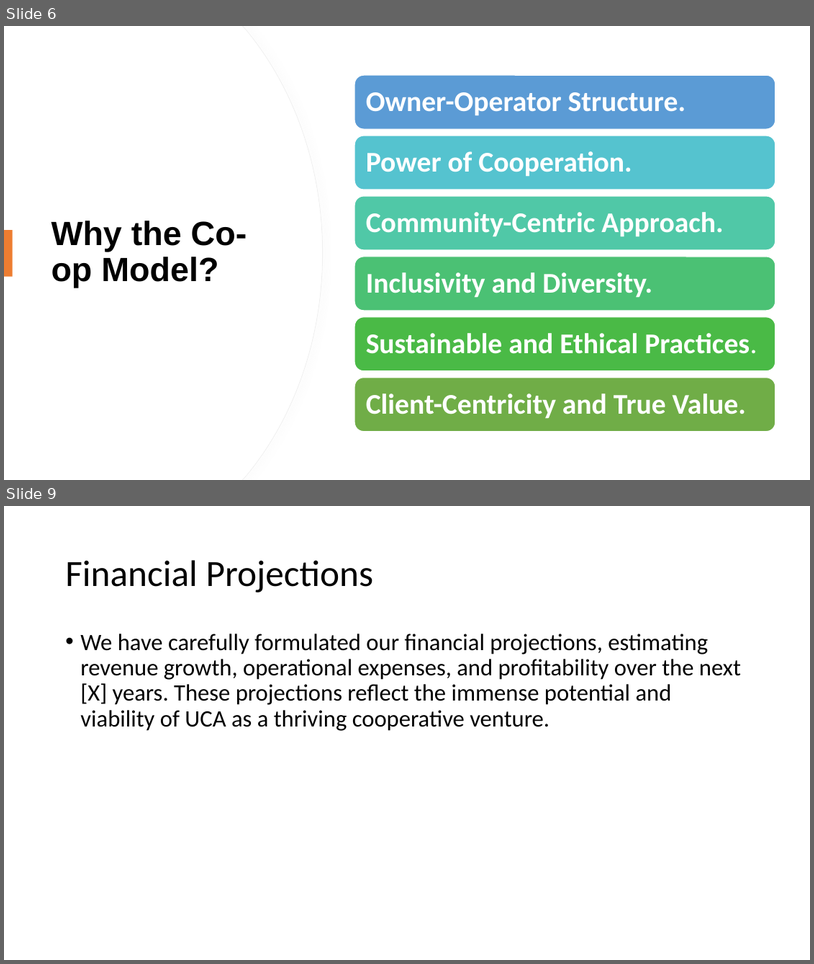
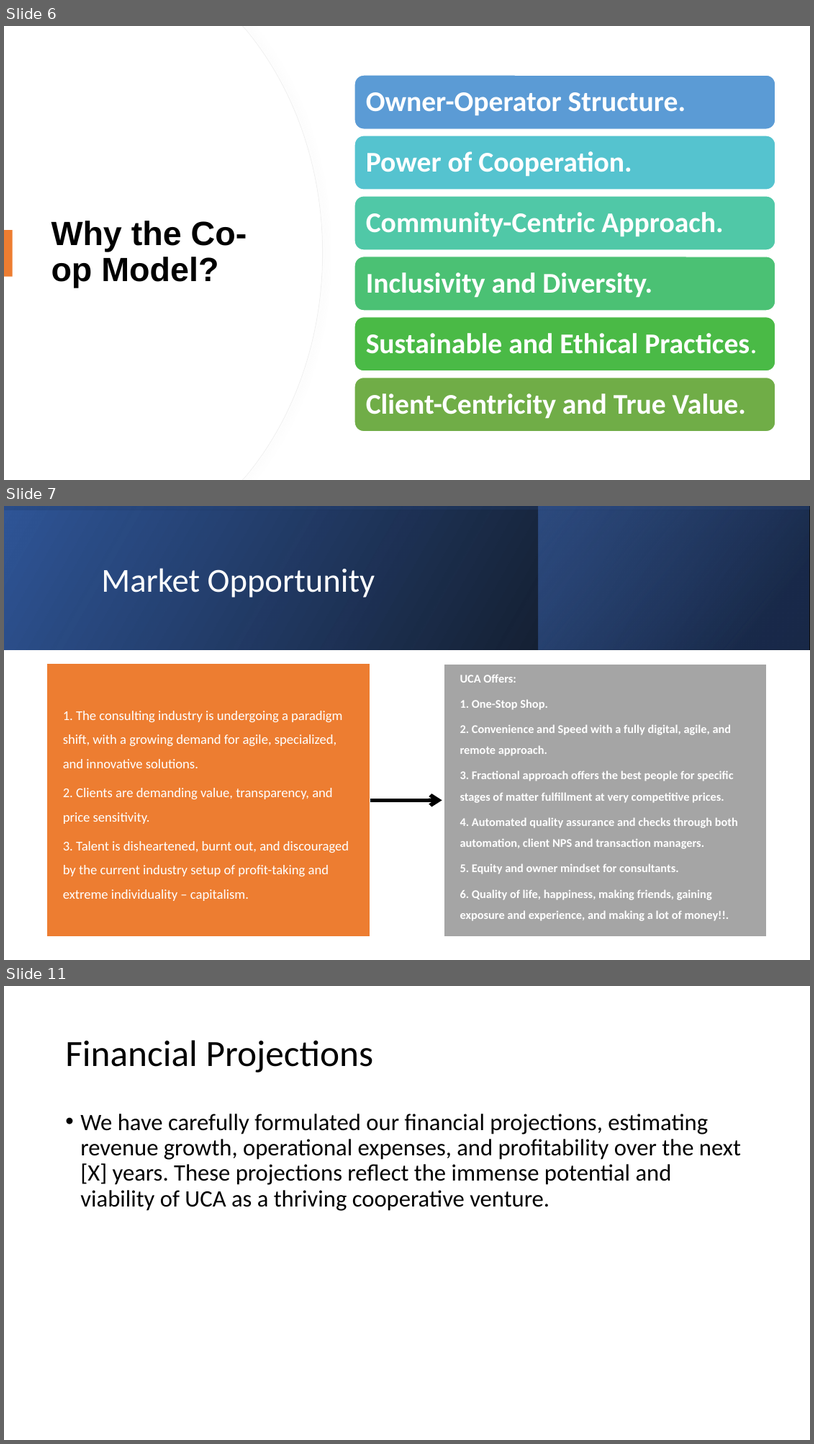
Before and after one commit to kipronorugut/UCA, a slide deck: Presentations/UCA-First-Draft.pptx. Shown one above the other, each under a label of ours: slides 6 and 9 before the commit, slides 6, 7 and 11 after it; the slides between them are not shown. The pictures are 814x964 and 814x1444 pixels, drawn with LibreOffice and Linux fonts; fonts in the diff are those of the drawing. Boxes give left, top, right and bottom in pixels: in the first picture for what was removed or moved away, otherwise in the second. Text is boxed around its words. In the diff, an @@ line names an element or a change of style, - is before the commit and + after.

```diff
--- a/Presentations/UCA-First-Draft.pptx
+++ b/Presentations/UCA-First-Draft.pptx
@@ slide 7 added at box(4, 506, 810, 960), background #FFFFFF @@
@@ rectangle added at box(4, 506, 810, 649), fill gradient #000000 to #2F5597 @@
@@ rectangle added at box(4, 506, 810, 649), fill gradient #2F5597 to #000000 @@
@@ rectangle added at box(539, 506, 810, 649), fill gradient #203864 to #4472C4 @@
@@ title added at box(101, 568, 376, 597), 40 pt, text #FFFFFF @@
+Market Opportunity
@@ group added at box(47, 664, 767, 937): 2 rectangles, 2 texts, 1 freeform shape @@
+1. The consulting industry is undergoing a paradigm shift, with a growing demand for agile, specialized, and innovative solutions.
+2. Clients are demanding value, transparency, and price sensitivity.
+3. Talent is disheartened, burnt out, and discouraged by the current industry setup of profit-taking and extreme individuality – capitalism.
+UCA Offers:
+1. One-Stop Shop.
+2. Convenience and Speed with a fully digital, agile, and remote approach.
+3. Fractional approach offers the best people for specific stages of matter fulfillment at very competitive prices.
+4. Automated quality assurance and checks through both automation, client NPS and transaction managers.
+5. Equity and owner mindset for consultants.
+6. Quality of life, happiness, making friends, gaining exposure and experience, and making a lot of money!!.
@@ what was slide 9 is now slide 11 @@
```
Also in this commit, not shown: 3 slides changed, 3 other slides added, 2 slides removed.
